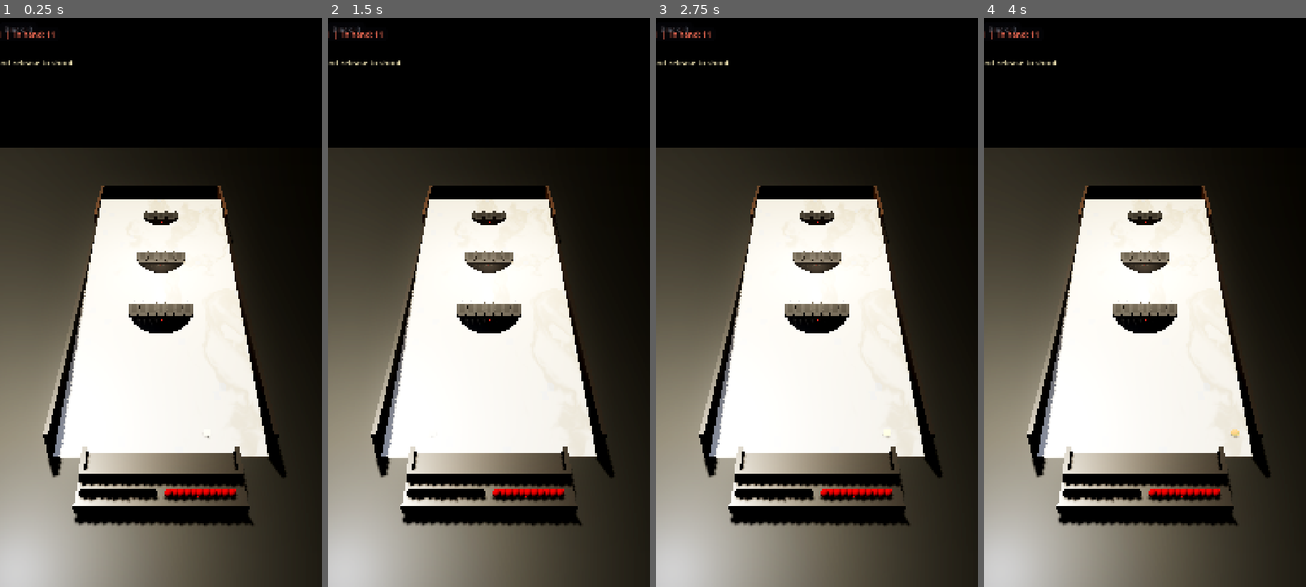
Above: before the commit, frames 1-4 (left to right).
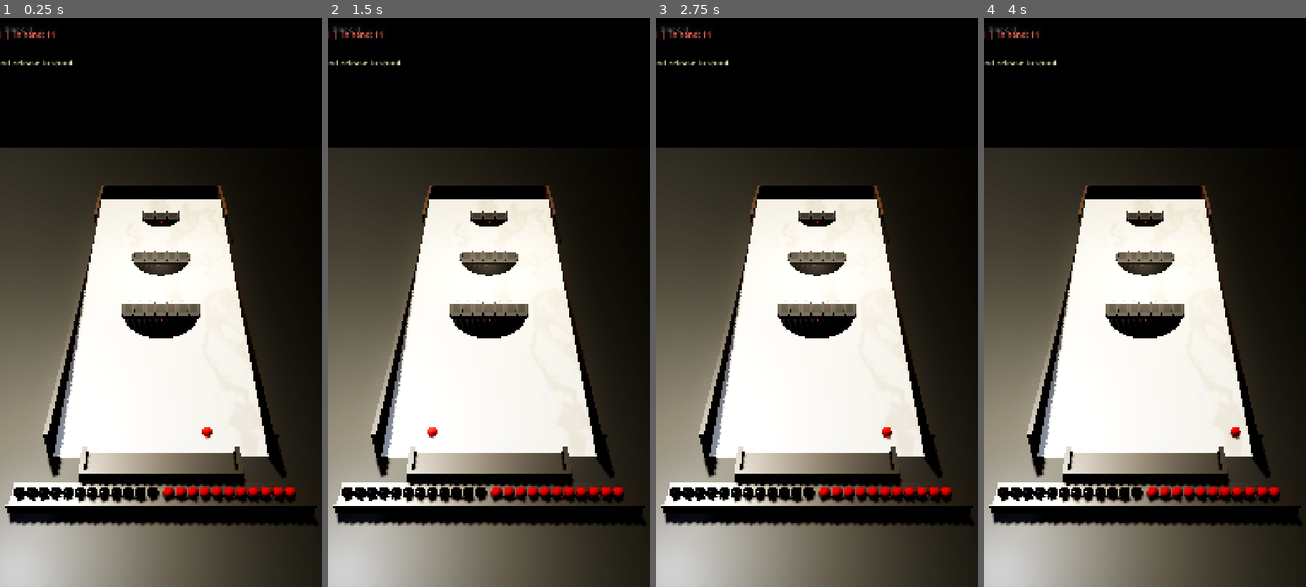
Above: after the commit, the same moments.

Repository: melodiousNinja/LunarTilt
Game: Godot game, scene res://scenes/main.tscn
Same seed, same stepped clock (60 frames per second), same inputs: the game is played once before the commit and once after it.
Inputs (mouse positions are in pixels of both pictures, inside the frame that each line leads up to):
- Up to frame 1 (0.25 s): no input
- Up to frame 2 (1.5 s): tap Enter at 0.5 s; move the mouse to (559, 274) at 0.52 s; click (559, 274) at 0.67 s; tap Space at 1.25 s; drag from (424, 330) to (472, 416) at 1.27 s
- Up to frame 3 (2.75 s): tap Enter at 2 s; move the mouse to (849, 171) at 2.02 s; click (849, 171) at 2.17 s
- Up to frame 4 (4 s): tap Space at 2.75 s; drag from (1128, 416) to (1048, 217) at 2.77 s; tap Enter at 3.5 s; move the mouse to (1241, 387) at 3.52 s; click (1241, 387) at 3.67 s

The runs differ from the first frame. In frame 1, 4.0% of the frame differs, in the area x 1-99%, y 33-90%; in frame 2, 4.0%; in frame 3, 4.0%; in frame 4, 4.0%.

Commit message:
v17: real-game feel per owner feedback - bigger 84mm balls (one per hook), power ceiling 4.6 so full pulls reach the top of the curve, gutter gate moved past the board edge (fixes mid-rollback vanish), serve ball shows its true colour (subtle own-colour pulse replaces the white-wash), silent captures (no chime/juice/colour change), wooden-ball knock SFX

Diff:
--- a/scripts/core/ball.gd
+++ b/scripts/core/ball.gd
@@ -8,8 +8,8 @@
 ## decelerates them up the 4.99-degree slope, and static friction
 ## (0.49 >> tan(4.99 deg) ~ 0.087) holds resting balls in place.
 
-const RADIUS_M := 0.034
-const MASS_KG := 0.005  # factory spec: 5 g chrome-steel ball
+const RADIUS_M := 0.042
+const MASS_KG := 0.010  # 10 g - scaled with the bigger 4.35 x 1.8 board
 const ROLL_DAMP := 0.05  # smooth phenolic roll; resistance comes from the
 # 5-degree slope's gravity component, not artificial braking
 
@@ -59,8 +59,11 @@
 
 func _process(_delta: float) -> void:
 	if is_active and _mat != null:
+		# v17: subtle own-colour pulse only - the old gold emission at high
+		# energy washed the ball out to WHITE on the cream table (owner bug
+		# report: "the starting ball is always white").
 		var pulse := 0.5 + 0.5 * sin(Time.get_ticks_msec() * 0.006)
-		_mat.emission_energy_multiplier = 0.7 + pulse * 1.5
+		_mat.emission_energy_multiplier = 0.25 + pulse * 0.25
 
 
 func _sync_emphasis() -> void:
@@ -68,7 +71,9 @@
 		return
 	if is_active:
 		_mat.emission_enabled = true
-		_mat.emission = Color(1.0, 0.92, 0.5)
+		# the ball's OWN colour, gently lifted - never a white/gold wash
+		_mat.emission = _mat.albedo_color
+		_mat.emission_energy_multiplier = 0.35
 	else:
 		_mat.emission_enabled = false
 
--- a/scripts/core/sfx.gd
+++ b/scripts/core/sfx.gd
@@ -57,17 +57,15 @@
 				var env := exp(-3.2 * t)
 				v = (sin(TAU * 880.0 * t) + 0.7 * sin(TAU * 1320.0 * t)) * 0.42 * env
 			"pop":
-				# Solid wood/resin ball knock (2026-09-08: the previous version
-				# read as "plastic" - too much thin high-frequency noise, not
-				# enough body). Modeled like a billiard-ball clack (8 Ball
-				# Pool reference): a low-mid resonant BODY carries the
-				# "solid" weight, a brief noise transient gives the attack,
-				# and a touch of higher ring gives the knock its edge -
-				# body dominates so it never reads as a hollow click.
-				var body := (sin(TAU * 480.0 * t) * 0.5 + sin(TAU * 720.0 * t) * 0.35) * exp(-60.0 * t)
-				var click := (randf() * 2.0 - 1.0) * 0.30 * exp(-450.0 * t)
-				var ring := sin(TAU * 1400.0 * t) * 0.22 * exp(-80.0 * t)
-				v = body + click + ring
+				# v17 wooden-ball knock (owner: "exactly like wooden balls
+				# rolling on wooden tables - like 8 Ball Pool"): a warm
+				# low-mid BODY (310/465 Hz) with a soft woody knock at
+				# ~980 Hz and only a whisper of attack noise - long enough
+				# decay to read as solid wood, never a plastic click.
+				var body := (sin(TAU * 310.0 * t) * 0.55 + sin(TAU * 465.0 * t) * 0.32) * exp(-38.0 * t)
+				var knock := sin(TAU * 980.0 * t) * 0.16 * exp(-130.0 * t)
+				var click := (randf() * 2.0 - 1.0) * 0.10 * exp(-650.0 * t)
+				v = body + knock + click
 			"block":
 				v = signf(sin(TAU * 140.0 * t)) * 0.30 * exp(-9.0 * t)
 			"thud":
--- a/scripts/core/shot_math.gd
+++ b/scripts/core/shot_math.gd
@@ -19,7 +19,7 @@
 const SLOT_HALF_DEPTH := 0.10
 
 ## Max reasonable shot power before the ball definitely gutters.
-const GUTTER_POWER := 3.4
+const GUTTER_POWER := 4.8
 const FAR_GUTTER_Z := 4.15   # matches table_world.GUTTER_ALTITUDE_Z
 
 ## Vertical fraction of launch power for the factory-spec parabolic toss onto
--- a/scripts/game/main.gd
+++ b/scripts/game/main.gd
@@ -48,7 +48,7 @@
 ## Slingshot conversion: screen px of pull -> m/s of launch velocity.
 const SLING_K := 0.0035
 const MIN_POWER := 0.8
-const GUTTER_POWER_LIMIT := 3.3
+const GUTTER_POWER_LIMIT := 4.6
 ## Vertical fraction of launch power: the factory-spec parabolic toss onto the
 ## raised star plates (single source of truth: ShotMath.HOP_K).
 const HOP_K := ShotMath.HOP_K
@@ -285,15 +285,14 @@
 	print("SCB SCORED color=%s band=%d pts=%d keep=%s" % [
 		ball.color, band, pts, keep_shooting])
 	scores[ball.color] = int(scores[ball.color]) + pts
-	_sfx("score")
+	# v17 REAL-GAME RULE (owner): a capture is SILENT and VISUALLY QUIET - the
+	# ball simply sits in the groove like the physical game. No colour change,
+	# no chime, no juice. The scoreboard (HUD) is the only feedback.
 	_update_hud()
-	_score_juice(ball.position, pts)
 	pending_resolve = false
 	if keep_shooting and ball.color == active_color:
-		_msg("+%d  GROUP! keep shooting" % pts)
 		_give_active_ball()
 	else:
-		_msg("+%d  %s claims a pocket" % [pts, _color_name(ball.color)])
 		_pass_turn()
 
 
--- a/scripts/game/table_world.gd
+++ b/scripts/game/table_world.gd
@@ -37,11 +37,11 @@
 ## the deep-end catch zone always sits just past the far rail regardless of
 ## table size (kept the exact old offsets: these formulas reproduce the
 ## original literals 2.7/3.5/2.6/3.4/3.075/2.95/3.48 at TABLE_LEN=2.9).
-const GUTTER_ALTITUDE_Z := TABLE_LEN - 0.2
+const GUTTER_ALTITUDE_Z := TABLE_LEN + 0.05
 const ESCAPE_Z := TABLE_LEN + 0.6
 const GUTTER_CLAMP_MIN_Z := TABLE_LEN - 0.3
 const GUTTER_CLAMP_MAX_Z := TABLE_LEN + 0.5
-const GUTTER_AREA_Z := TABLE_LEN + 0.175
+const GUTTER_AREA_Z := TABLE_LEN + 0.45
 const TRENCH_Z := TABLE_LEN + 0.05
 const TRENCH_BACK_Z := TABLE_LEN + 0.58
 const GUTTER_X_HALF := TABLE_WID * 0.5 + 0.05
@@ -64,7 +64,7 @@
 ## far 3 "B A B" (3 pt).
 const FAN_GAPS := [7, 5, 3]
 const FAN_POINTS := [1, 2, 3]
-const FAN_MOUTH := [0.070, 0.078, 0.090]   # slit width at the mouth (ball dia 0.060)
+const FAN_MOUTH := [0.092, 0.102, 0.118]   # one 84 mm ball fits per hook
 const FAN_BLADE := [0.026, 0.032, 0.042]   # solid wood between slits
 const FAN_DEPTH := [0.22, 0.24, 0.26]      # mouth-to-front-wall depth
 const FAN_H := 0.016                       # platform height above the marble
@@ -87,7 +87,7 @@
 const AMMO_ROW_Z := -0.38          # Z of the ammo shelf row (behind the tray)
 const AMMO_GAP_X := 0.06           # gap from centerline to the first ball
 const AMMO_SHELF_TOP_Y := -0.13    # shelf top height (matches the tray floor)
-const RACK_PITCH := 0.048          # (60 mm ball + 12 mm gap)
+const RACK_PITCH := 0.092          # 84 mm ball + breathing room
 
 ## A ball that has slowed below this while inside a scoring pocket is caught.
 const SLOT_CAPTURE_SPEED := 0.35
@@ -996,18 +996,9 @@
 	b.collision_mask = 3
 
 func _recolor_plate(sd: Dictionary, color: String) -> void:
-	var mat_v: Variant = sd.get("cup")
-	if mat_v == null or not (mat_v is StandardMaterial3D):
-		return
-	var m := mat_v as StandardMaterial3D
-	if color == "":
-		m.albedo_color = Color(0.10, 0.10, 0.11)
-		m.emission_enabled = false
-	else:
-		# 2026-09-08 user rule: "clean and classy", not electric - a claimed
-		# slot gets a flat solid team colour fill, no emission/glow.
-		m.albedo_color = CLAIM_GLOW[color]
-		m.emission_enabled = false
+	# v17 REAL-GAME RULE (owner): a claimed groove does NOT change colour -
+	# the ball sitting in it is the visual. Keep the recessed floor neutral.
+	pass
 
 
 ## Track a freshly-launched ball so the settle-detector resolves it.
